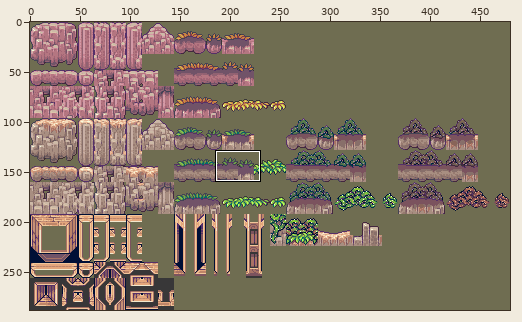
Edited in one commit: sprite sheet (images/rocks.png). Above: a wide view before the commit, with the close-up outlined.
Close-up. Before the edit:
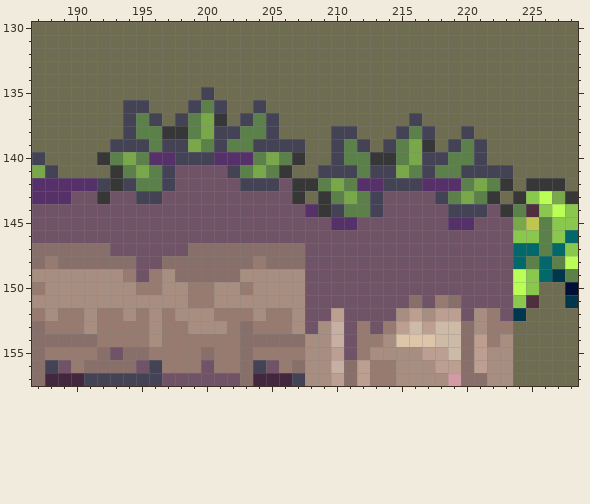
The file is 480x288 pixels. Colours within 5 levels of each other are drawn and written as one. Shown: x 187..228, y 130..157. The commit also changed other parts of the picture, which this record leaves out.
New version:
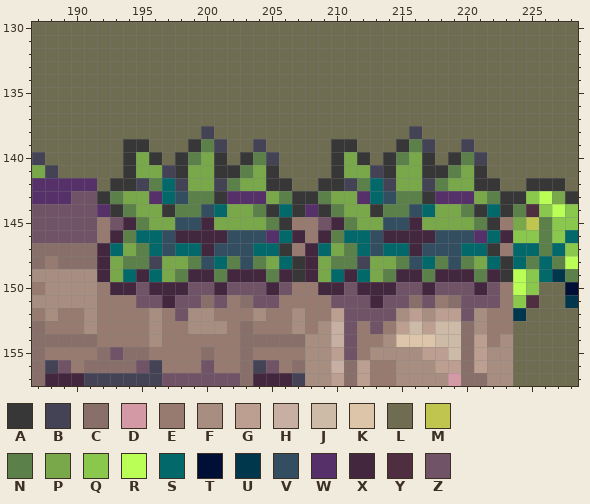
Palette (. is transparent): A #383738  B #444255  C #886f6a  D #d39aa6  E #977a70  F #a88e81  G #bd9f91  H #c8afa4  J #cdbaa7  K #ddc5aa  L #6f6d51  M #bfc54f  N #5b804a  P #79a84a  Q #8ac84d  R #baff55  S #026869  T #000f36  U #00374d  V #334e61  W #553069  X #43273e  Y #4f2e3f  Z #715368
From old to new:
{"y":135,"x":200,"old":"B","new":"L"}
{"y":136,"x":194,"old":"BB","new":"LL"}
{"y":136,"x":199,"old":"BNB","new":"LLL"}
{"y":136,"x":204,"old":"B","new":"L"}
{"y":137,"x":194,"old":"BNB","new":"LLL"}
{"y":137,"x":198,"old":"BNPA","new":"LLLL"}
{"y":137,"x":203,"old":"BNB","new":"LLL"}
{"y":137,"x":216,"old":"B","new":"L"}
{"y":138,"x":194,"old":"BNNAANPBBNNB","new":"LLLLLLBLLLLL"}
{"y":138,"x":210,"old":"BB","new":"LL"}
{"y":138,"x":215,"old":"BNB","new":"LBL"}
{"y":138,"x":220,"old":"B","new":"L"}
{"y":139,"x":193,"old":"BBBNBBP","new":"LAALLLA"}
{"y":139,"x":202,"old":"NN","new":"LL"}
{"y":139,"x":205,"old":"BBB","new":"LLL"}
{"y":139,"x":210,"old":"BNB","new":"AAL"}
{"y":139,"x":214,"old":"BNPA","new":"LANB"}
{"y":139,"x":219,"old":"BNB","new":"LBL"}
{"y":140,"x":192,"old":"ANPNWWBBBWWW","new":"LLAPALANPALA"}
{"y":140,"x":205,"old":"PNA","new":"BLL"}
{"y":140,"x":210,"old":"BNNA","new":"APAL"}
{"y":140,"x":217,"old":"BBN","new":"ALA"}
{"y":141,"x":193,"old":"AN","new":"LA"}
{"y":141,"x":196,"old":"N","new":"P"}
{"y":141,"x":198,"old":"ZZZZB","new":"APPAA"}
{"y":141,"x":205,"old":"NA","new":"AL"}
{"y":141,"x":209,"old":"BBBN","new":"LAPP"}
{"y":141,"x":214,"old":"B","new":"A"}
{"y":141,"x":216,"old":"NBN","new":"PAA"}
{"y":141,"x":220,"old":"BBBB","new":"PALL"}
{"y":142,"x":192,"old":"B","new":"L"}
{"y":142,"x":194,"old":"BN","new":"AB"}
{"y":142,"x":197,"old":"BZZZZZBBBZAANPNWW","new":"SBPPBNPPAALLAABNS"}
{"y":142,"x":215,"old":"BBWWWNPNA","new":"PPBNPPAAL"}
{"y":143,"x":193,"old":"ZZBBZZZZZZZZZZ","new":"NPPWSVNNAWWWPN"}
{"y":143,"x":208,"old":"LAN","new":"ANP"}
{"y":143,"x":212,"old":"NBZZZZBNPNAL","new":"WSVNNAWWWPNA"}
{"y":144,"x":192,"old":"ZZZZZZZZZZZZZZZZ","new":"WANPPANNVSPPNASA"}
{"y":144,"x":210,"old":"BNNBZZZZZBBBZ","new":"NPPANNVSPPNAS"}
{"y":145,"x":192,"old":"Z","new":"E"}
{"y":145,"x":194,"old":"ZZZZZZZZZZZZZZZ","new":"XNPPVVXPPPPNAEE"}
{"y":145,"x":210,"old":"WWZZZZZZZWWZZZ","new":"XNPPVVXPPPPNAE"}
{"y":146,"x":192,"old":"ZZZZZZZZZZZZZZZZZZZZZZZZZZZZZZZZ","new":"EXNSSVXXXXVVVWSXEXNSSVXXXXVVVWSX"}
{"y":147,"x":192,"old":"CZZZZZZCCCCCCCCCZZZZZZZZZZZZZZZZ","new":"XSPNSVSSXVVVSSAEXSPNSVSSXVVVSSAE"}
{"y":148,"x":192,"old":"CCCZZCCCCCCCECCCZZZZZZZZZZZZZZZZ","new":"XPNNBPPNVSNVNPSAXPNNBPPNVSNVNPSA"}
{"y":149,"x":192,"old":"FFEZEFCCCCCFFFFFZZZZZZZZZZZZZZZZ","new":"XPSXSPNXXNXXXNXAXPSXSPNXXNXXXNXA"}
{"y":150,"x":192,"old":"FFFEEFFEEFFEFFFFZZZ","new":"EXXZXXXZZXZZZXZEEXX"}
{"y":150,"x":212,"old":"ZZZ","new":"XXX"}
{"y":150,"x":217,"old":"Z","new":"X"}
{"y":150,"x":221,"old":"Z","new":"X"}
{"y":150,"x":223,"old":"Z","new":"E"}
{"y":151,"x":192,"old":"FFFFFFFEEFFFFFFFZZ","new":"EEEZZXZZCZECZZEEEE"}
{"y":151,"x":213,"old":"Z","new":"X"}
{"y":151,"x":223,"old":"Z","new":"E"}
{"y":152,"x":194,"old":"F","new":"E"}
{"y":152,"x":198,"old":"F","new":"Z"}
{"y":152,"x":208,"old":"ZZ","new":"EE"}
{"y":152,"x":223,"old":"Z","new":"E"}
{"y":153,"x":208,"old":"Z","new":"E"}
